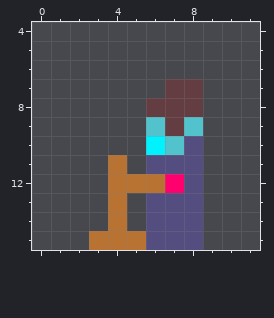
Pixel-art file -- assets/watertap.aseprite. The picture above was drawn from the file before the commit.
16x16 pixels, 1 frame. Shown: x 0..11, y 4..15.
And afterwards:
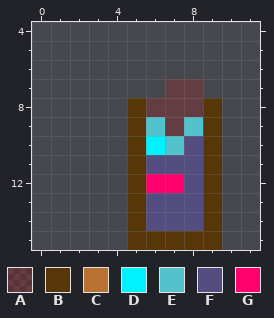
Palette (. is transparent): A #ff000028  B #573708  C #b87333  D #00f2ff  E #52c2cc  F #534d80  G #ff006f
Difference:
y 8..10: x 5 . -> B; x 9 . -> B
y 11: x 4..5 C. -> .B; x 9 . -> B
y 12: x 4..6 CCC -> .BG; x 9 . -> B
y 13..14: x 4..5 C. -> .B; x 9 . -> B
y 15: x 3..9 CCCFFF. -> ..BBBBB
Boxes around the changes in both pictures, in picture pixels (x1, y1, x2, y2):
changed: (89, 98, 222, 250)
